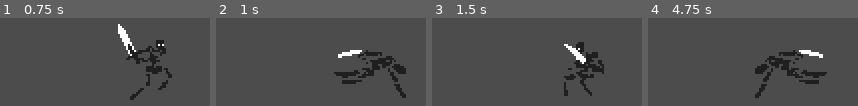
Above: before the commit, frames 1-4 (left to right).
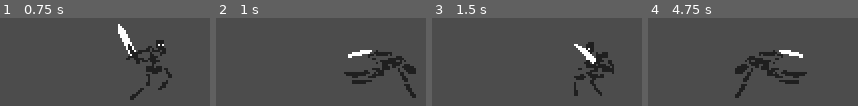
Above: after the commit, the same moments.

Repository: soekmego/Grave
Game: Godot game, scene res://Scenes/Skeleton/Skeleton.tscn
Same seed, same stepped clock (60 frames per second), same inputs: the game is played once before the commit and once after it. The project has no main scene, so this scene is started directly.
Inputs:
- Up to frame 1 (0.75 s): hold Right (ui_right) from 0.53 s (still down)
- Up to frame 2 (1 s): keep holding Right (ui_right); tap Space (ui_select) at 0.77 s
- Up to frame 3 (1.5 s): release Right (ui_right) at 1.28 s; hold Left (ui_left) from 1.28 s (still down)
- Up to frame 4 (4.75 s): tap Space (ui_select) at 1.52, 3.02, 3.77, 4.52 s; release Left (ui_left) at 2.03 s; hold Right (ui_right) 2.03-3.53 s; tap Enter at 2.75 s; hold Left (ui_left) from 3.53 s (still down)

Frame 1 is identical in both runs. In frame 2, 5.9% of the frame differs, in the area x 56-96%, y 36-91%; in frame 3, 5.8%; in frame 4, 7.5%, in the area x 41-86%, y 36-91%.

Commit message:
roll movement
added movement during roll. three times faster than regular walking

Diff:
--- a/Scenes/Skeleton/Skeleton.gd
+++ b/Scenes/Skeleton/Skeleton.gd
@@ -40,6 +40,10 @@
 
 	if roll:
 		change_state(ROLL)
+		if sprite.flip_h == false:
+			direction.x += 3
+		else:
+			direction.x -= 3
 
 	if !right and !left and state == RUN:
 		change_state(IDLE)
